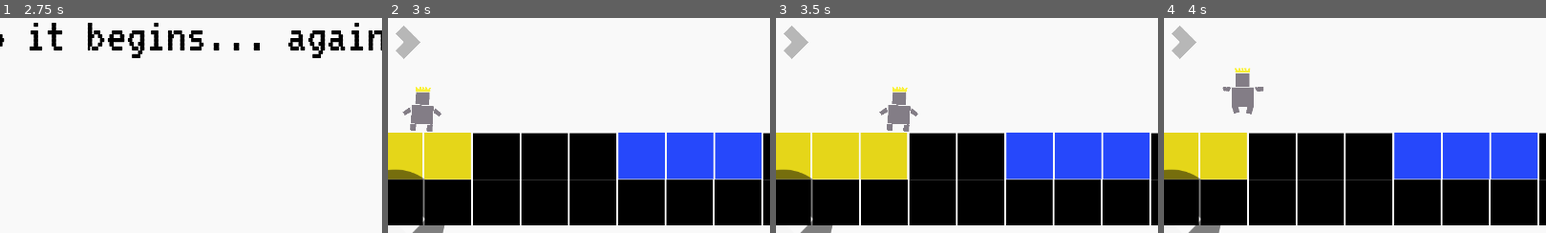
Above: before the commit, frames 1-4 (left to right).
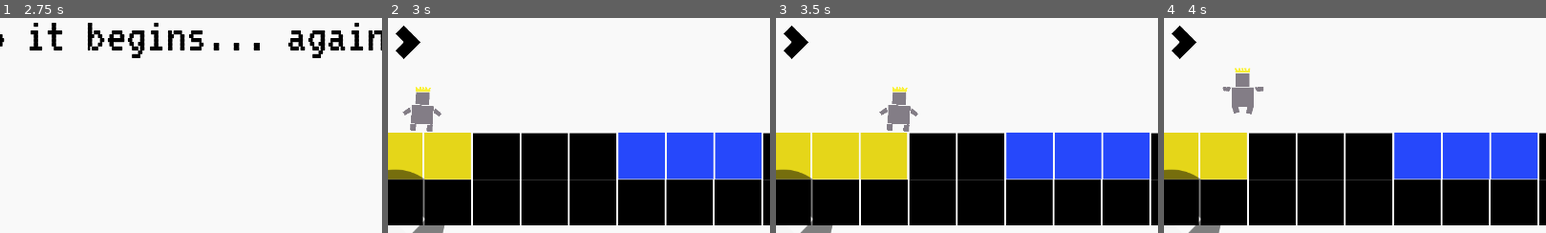
Above: after the commit, the same moments.

Repository: meburns/midas
Game: Godot game, scene res://src/transitions/Splash.tscn
Two runs of this game, one before a commit and one after it. Both use one fixed random seed, a clock stepped at 60 frames per second and the inputs below.
Inputs:
- Up to frame 1 (2.75 s): tap Enter (ui_accept) at 0.5, 1.25, 2 s; hold Right (move_right) 0.53-2.03 s; tap R (refresh) at 0.6, 1.35, 2.1 s; tap Space (jump) at 0.77, 1.52 s; hold A (move_left) from 2.03 s (still down)
- Up to frame 2 (3 s): tap Enter (ui_accept) at 2.75 s; release A (move_left) at 2.78 s; hold Right (move_right) from 2.78 s (still down); tap R (refresh) at 2.85 s
- Up to frame 3 (3.5 s): keep holding Right (move_right); tap Space (jump) at 3.02 s
- Up to frame 4 (4 s): keep holding Right (move_right); tap R (refresh) at 3.6 s; tap Space (jump) at 3.77 s
The pictures show only the part of the screen within x 23-73%, y 38-88%; the shares and areas given below are measured in that part.

Frame 1 is identical in both runs. In frame 2, 0.5% of the frame differs, in the area x 2-9%, y 3-20%; in frame 3, 0.5%; in frame 4, 0.5%.

Commit message:
Cleanup arrow overlays

Diff:
--- a/src/overlays/BlinkRight.tscn
+++ b/src/overlays/BlinkRight.tscn
@@ -31,10 +31,11 @@
 } ]
 
 [node name="BlinkRight" type="Node2D"]
+z_index = -100
 
 [node name="AnimatedSprite" type="AnimatedSprite" parent="."]
 scale = Vector2( 0.5, 0.5 )
 frames = SubResource( 3 )
 animation = "play"
-frame = 1
+frame = 3
 playing = true
--- a/src/overlays/BlinkUp.tscn
+++ b/src/overlays/BlinkUp.tscn
@@ -1,10 +1,42 @@
-[gd_scene load_steps=3 format=2]
+[gd_scene load_steps=7 format=2]
 
-[ext_resource path="res://assets/overlays/up_arrow.png" type="Texture" id=1]
-[ext_resource path="res://src/overlays/Blink.gd" type="Script" id=2]
+[ext_resource path="res://assets/overlays/arrow.png" type="Texture" id=1]
+
+[sub_resource type="AtlasTexture" id=1]
+flags = 4
+atlas = ExtResource( 1 )
+region = Rect2( 0, 0, 200, 200 )
+
+[sub_resource type="AtlasTexture" id=2]
+flags = 4
+atlas = ExtResource( 1 )
+region = Rect2( 0, 200, 200, 200 )
+
+[sub_resource type="AtlasTexture" id=3]
+flags = 4
+atlas = ExtResource( 1 )
+region = Rect2( 0, 400, 200, 200 )
+
+[sub_resource type="AtlasTexture" id=4]
+flags = 4
+atlas = ExtResource( 1 )
+region = Rect2( 0, 600, 200, 200 )
+
+[sub_resource type="SpriteFrames" id=5]
+animations = [ {
+"frames": [ SubResource( 1 ), SubResource( 2 ), SubResource( 3 ), SubResource( 4 ) ],
+"loop": true,
+"name": "play",
+"speed": 1.0
+} ]
 
 [node name="BlinkUp" type="Node2D"]
-script = ExtResource( 2 )
+z_index = -100
 
-[node name="Sprite" type="Sprite" parent="."]
-texture = ExtResource( 1 )
+[node name="AnimatedSprite" type="AnimatedSprite" parent="."]
+rotation = 4.71239
+scale = Vector2( 0.5, 0.5 )
+frames = SubResource( 5 )
+animation = "play"
+frame = 1
+playing = true
